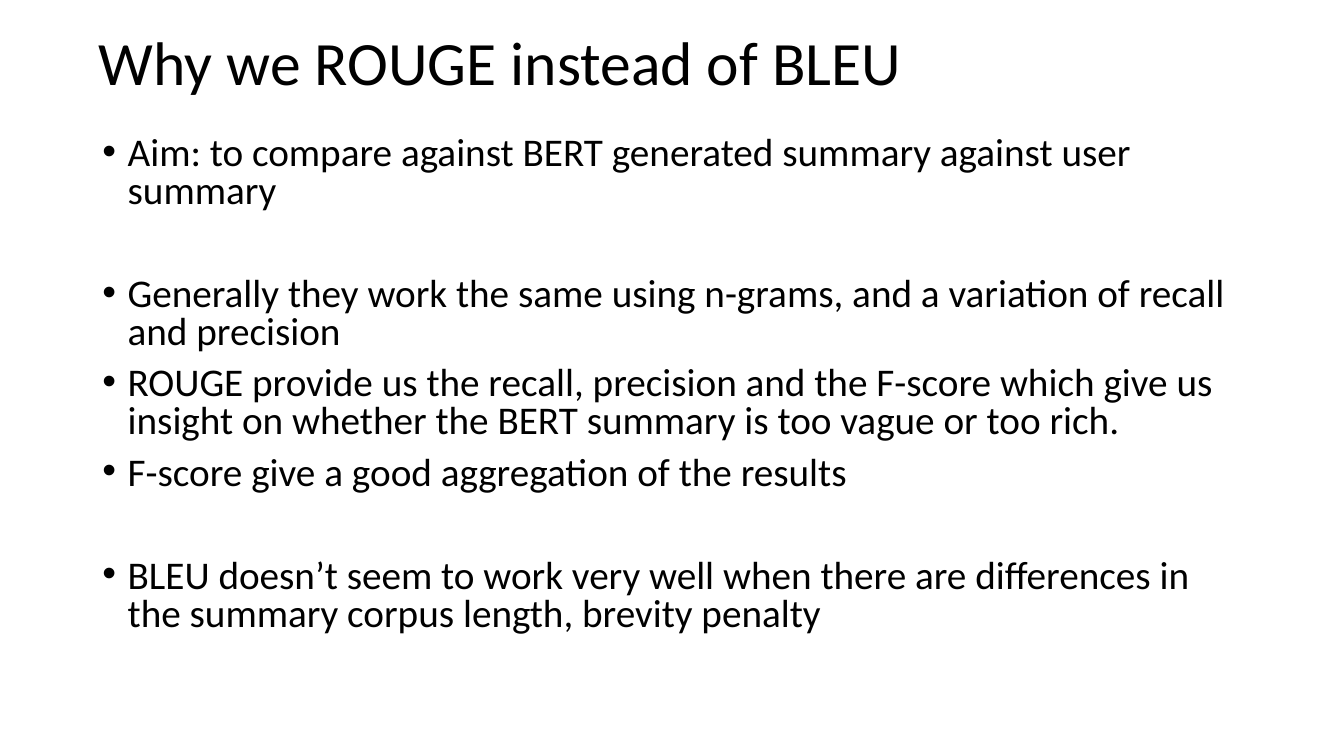
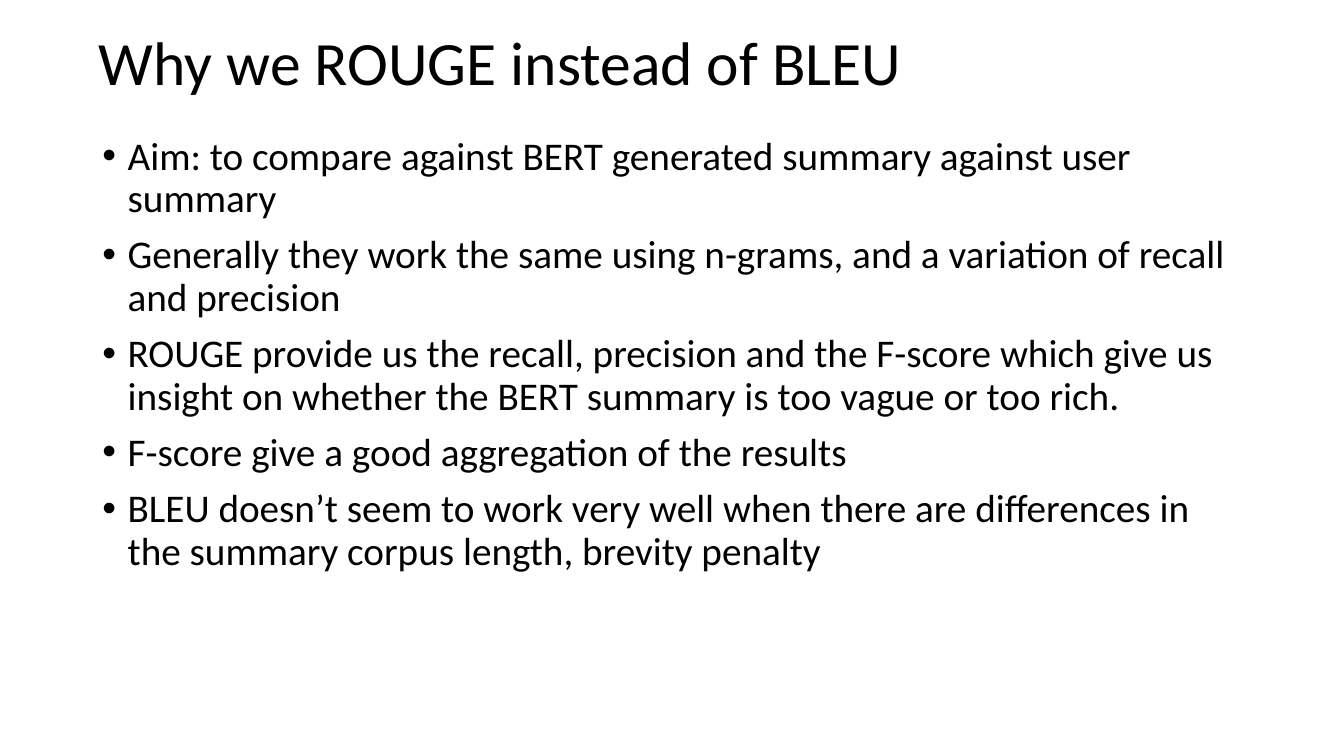
Before and after one commit to koayst/rp_capstone, a slide deck: slide 3 of docs/Update_27Mar2020.pptx. Drawn at 1344x756 pixels with LibreOffice and Linux fonts; fonts in the diff are those of the drawing. Boxes give left, top, right and bottom in pixels: in the first picture for what was removed or moved away, otherwise in the second. Text is boxed around its words. In the diff, an @@ line names an element or a change of style, - is before the commit and + after.

Commit message:
remove some lines (gap) in between lines

```diff
--- a/docs/Update_27Mar2020.pptx
+++ b/docs/Update_27Mar2020.pptx
@@ text "Aim: to compare against BERT ..." at [128, 142, 1225, 572]: line spacing 0.8 to 0.9 @@
```
